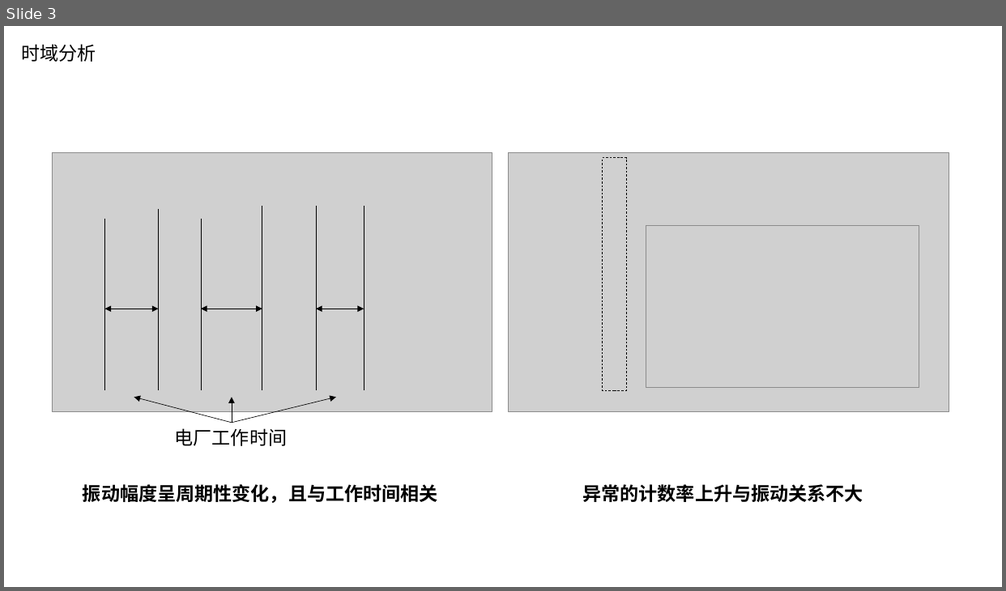
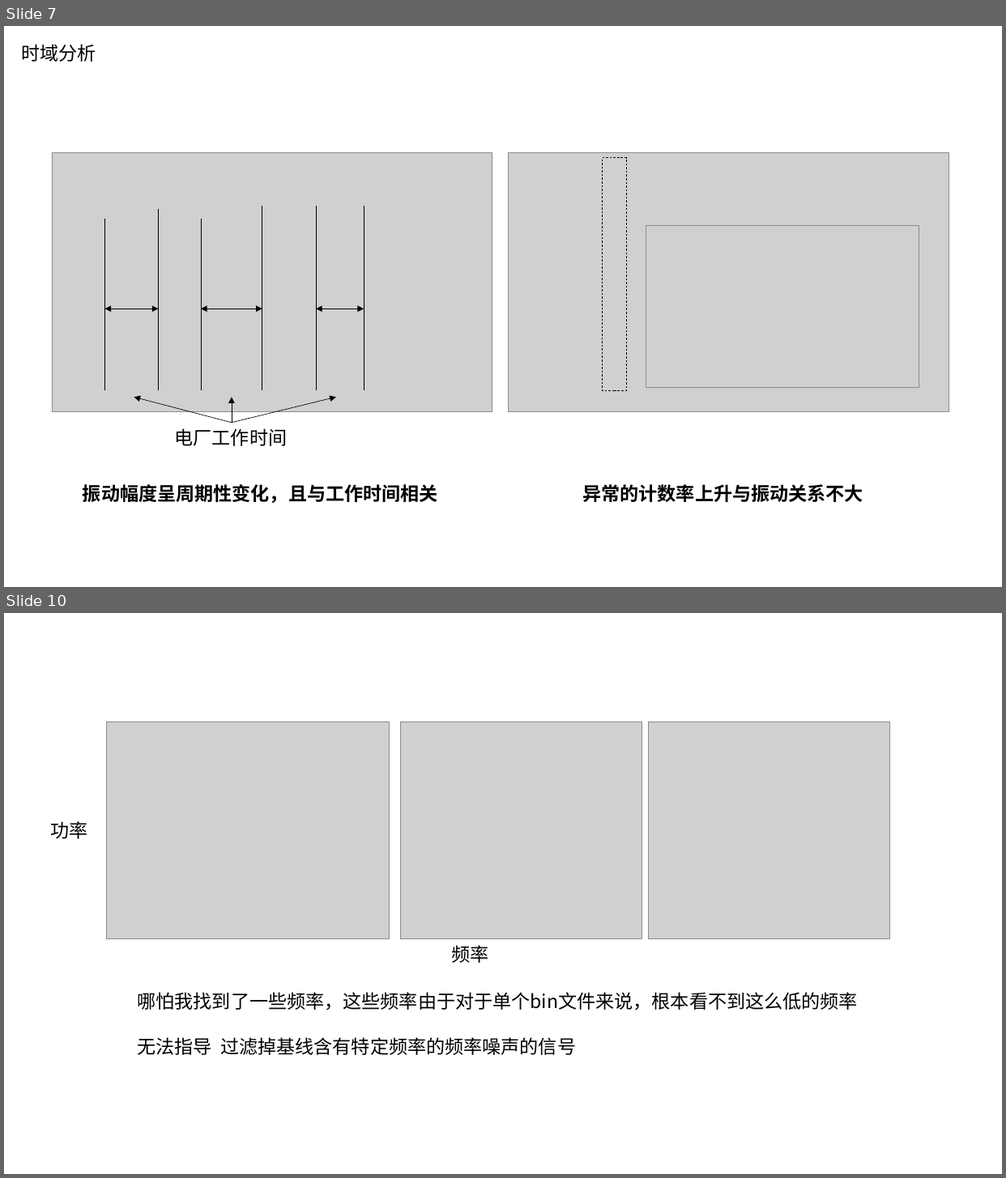
Before and after one commit to HongfeiWan/DeepVibration, a slide deck: design/arch.pptx. Shown one above the other, each under a label of ours: slide 3 before the commit, slides 7 and 10 after it; the slides between them are not shown. The pictures are 1006x591 and 1006x1178 pixels, drawn with LibreOffice and Linux fonts; fonts in the diff are those of the drawing; grey boxes stand for pictures. Boxes give left, top, right and bottom in pixels: in the first picture for what was removed or moved away, otherwise in the second. Text is boxed around its words. In the diff, an @@ line names an element or a change of style, - is before the commit and + after.

```diff
--- a/design/arch.pptx
+++ b/design/arch.pptx
@@ slide 10 added at (x1=4, y1=613, x2=1002, y2=1174), background #FFFFFF @@
@@ picture added at (x1=107, y1=722, x2=390, y2=939) @@
@@ picture added at (x1=401, y1=722, x2=641, y2=939) @@
@@ picture added at (x1=649, y1=722, x2=889, y2=939) @@
@@ text added at (x1=51, y1=821, x2=88, y2=839), 18 pt, text #000000 @@
+功率
@@ text added at (x1=452, y1=945, x2=489, y2=963), 18 pt, text #000000 @@
+频率
@@ text added at (x1=138, y1=992, x2=858, y2=1011), 18 pt, text #000000 @@
+哪怕我找到了一些频率，这些频率由于对于单个bin文件来说，根本看不到这么低的频率
@@ text added at (x1=138, y1=1037, x2=576, y2=1055), 18 pt, text #000000 @@
+无法指导 过滤掉基线含有特定频率的频率噪声的信号
@@ what was slide 3 is now slide 7 @@
```
Also in this commit, not shown: 1 slide changed, 8 other slides added, 1 slide removed, 15 other files.
